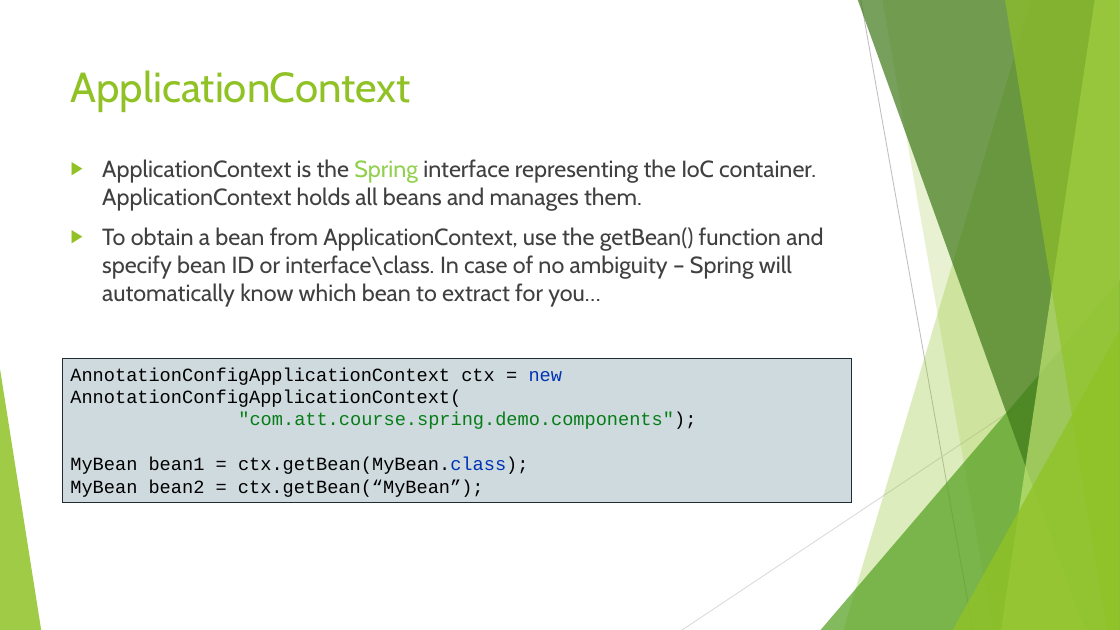
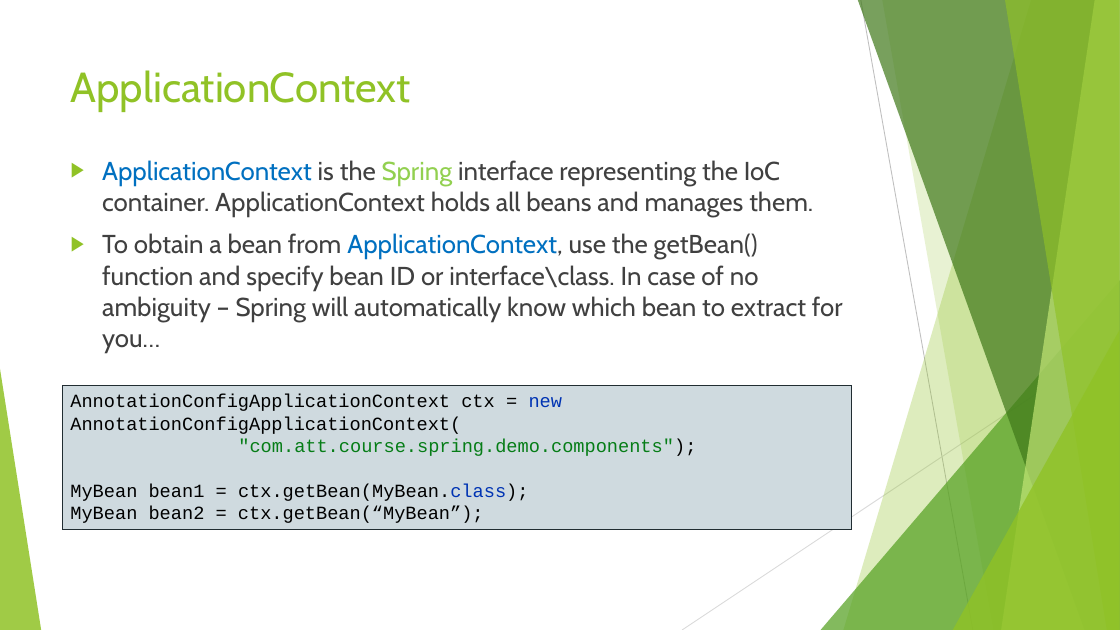
Before and after one commit to ybensman/SpringDemo, a slide deck: slide 17 of Spring_Beginners_1_SpringBootAndCore.pptx (slide 18 before the commit). Drawn at 1120x630 pixels with LibreOffice and Linux fonts; fonts in the diff are those of the drawing. Boxes give left, top, right and bottom in pixels: in the first picture for what was removed or moved away, otherwise in the second. Text is boxed around its words. In the diff, an @@ line names an element or a change of style, - is before the commit and + after.

```diff
--- a/Spring_Beginners_1_SpringBootAndCore.pptx
+++ b/Spring_Beginners_1_SpringBootAndCore.pptx
@@ text "ApplicationContext is the Spring interface ..." at box(102, 160, 843, 352): size 20 to 22.2 pt; text colour #404040 to #0070C0 in "ApplicationContext", "ApplicationContext," @@
@@ rectangle "AnnotationConfigApplicationContext ctx = new AnnotationConfi ...": place and size @@
-rectangle "AnnotationConfigApplicationContext ctx = new AnnotationConfi ..." at box(62, 359, 852, 503)
+rectangle "AnnotationConfigApplicationContext ctx = new AnnotationConfi ..." at box(62, 386, 852, 530)
```
Also in this commit, not shown: 13 other slides changed, 14 slides removed, 1 other file.
